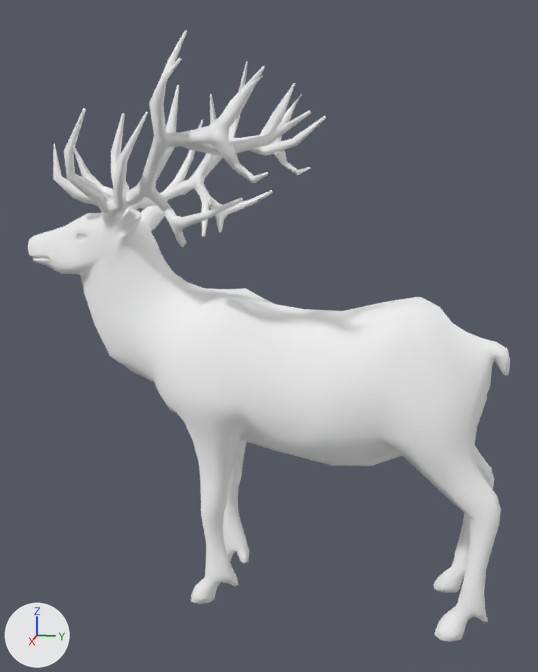
A saved change to the glTF model apps/client/src/props/art-study/source-natural-stag/natural-stag-weathered-motion.glb.
One viewpoint serves both versions: a camera (50 mm lens) standing at (2.49, 0.54, 1.62) and looking at (-0.01, 0.04, 0.99). The lights are fixed; the arrows at lower left show +X, +Y and +Z. The first picture is the older version. Where no turn or scale is listed for an object, it has been applied to the vertices.

The scene before the commit, as lines of its bpy script (objects in view):
```python
me_cylinder = bpy.data.meshes.new('Cylinder')
me_cylinder.from_pydata(...)  # 1003 vertices, 1984 faces; spans x -0.24..0.24, y -1.28..0.23, z -0.8..0.51
me_cylinder.materials.append(mat_body)  # white #ffffff
me_cylinder_002 = bpy.data.meshes.new('Cylinder.002')
me_cylinder_002.from_pydata(...)  # 784 vertices, 1504 faces; spans x -0.144..0.144, y -1.474..-0.983, z 0.393..0.634
me_cylinder_002.materials.append(mat_head)  # white #ffffff
me_cylinder_003 = bpy.data.meshes.new('Cylinder.003')
me_cylinder_003.from_pydata(...)  # 684 vertices, 1356 faces; spans x -0.462..0.462, y -1.31..-0.415, z 0.525..1.15
me_cylinder_003.materials.append(mat_antlers)  # white #ffffff
ob_body = bpy.data.objects.new('Body', me_cylinder)
ob_body.location = (0.0, 0.62, 0.8)
ob_head = bpy.data.objects.new('Head', me_cylinder_002)
ob_head.location = (0.0, 0.62, 0.8)
ob_horns = bpy.data.objects.new('Horns', me_cylinder_003)
ob_horns.location = (0.0, 0.62, 0.8)
```
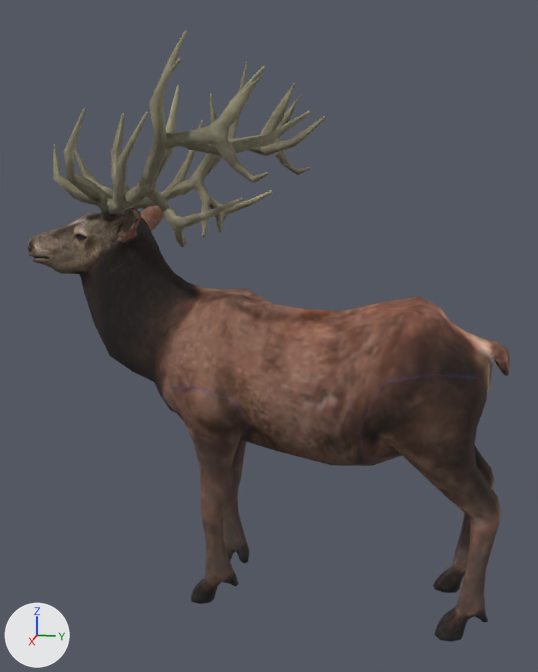
Location of each change, (x1, y1, x2, y2) in pixels of the pictures (538 x 672 px):
'Body', recoloured (white to brown): (79, 243, 510, 642) in both
'Horns', recoloured (white to brown): (53, 30, 326, 247) in both
'Head', recoloured (white to brown): (28, 206, 165, 274) in both

The change, as a diff of the scene's bpy script:
```diff
--- a/apps/client/src/props/art-study/source-natural-stag/natural-stag-weathered-motion.glb.py
+++ b/apps/client/src/props/art-study/source-natural-stag/natural-stag-weathered-motion.glb.py
@@ img_deer_antlers @@
+img_deer_antlers = load_image('deer-antlers', '_unpacked/deer-antlers', 256, 256, 'sRGB')
@@ img_deer_head @@
+img_deer_head = load_image('deer-head', '_unpacked/deer-head', 256, 256, 'sRGB')
@@ img_deer_body @@
+img_deer_body = load_image('deer-body', '_unpacked/deer-body', 256, 256, 'sRGB')
@@ mat_stag_antlers_albedo @@
+mat_stag_antlers_albedo = principled_material('stag antlers albedo')
+mat_stag_antlers_albedo.texture = img_deer_antlers
+mat_stag_antlers_albedo.roughness = 0.9
@@ mat_stag_head_albedo @@
+mat_stag_head_albedo = principled_material('stag head albedo')
+mat_stag_head_albedo.texture = img_deer_head
+mat_stag_head_albedo.roughness = 0.9
@@ mat_stag_body_albedo @@
+mat_stag_body_albedo = principled_material('stag body albedo')
+mat_stag_body_albedo.texture = img_deer_body
+mat_stag_body_albedo.roughness = 0.9
@@ me_cylinder @@
 me_cylinder.from_pydata(...)  # 1003 vertices, 1984 faces; spans x -0.24..0.24, y -1.28..0.23, z -0.8..0.51
-me_cylinder.materials.append(mat_body)  # white #ffffff
+me_cylinder.materials.append(mat_stag_body_albedo)  # picture img_deer_body
@@ me_cylinder_002 @@
 me_cylinder_002.from_pydata(...)  # 784 vertices, 1504 faces; spans x -0.144..0.144, y -1.474..-0.983, z 0.393..0.634
-me_cylinder_002.materials.append(mat_head)  # white #ffffff
+me_cylinder_002.materials.append(mat_stag_head_albedo)  # picture img_deer_head
@@ me_cylinder_003 @@
 me_cylinder_003.from_pydata(...)  # 684 vertices, 1356 faces; spans x -0.462..0.462, y -1.31..-0.415, z 0.525..1.15
-me_cylinder_003.materials.append(mat_antlers)  # white #ffffff
+me_cylinder_003.materials.append(mat_stag_antlers_albedo)  # picture img_deer_antlers
```
